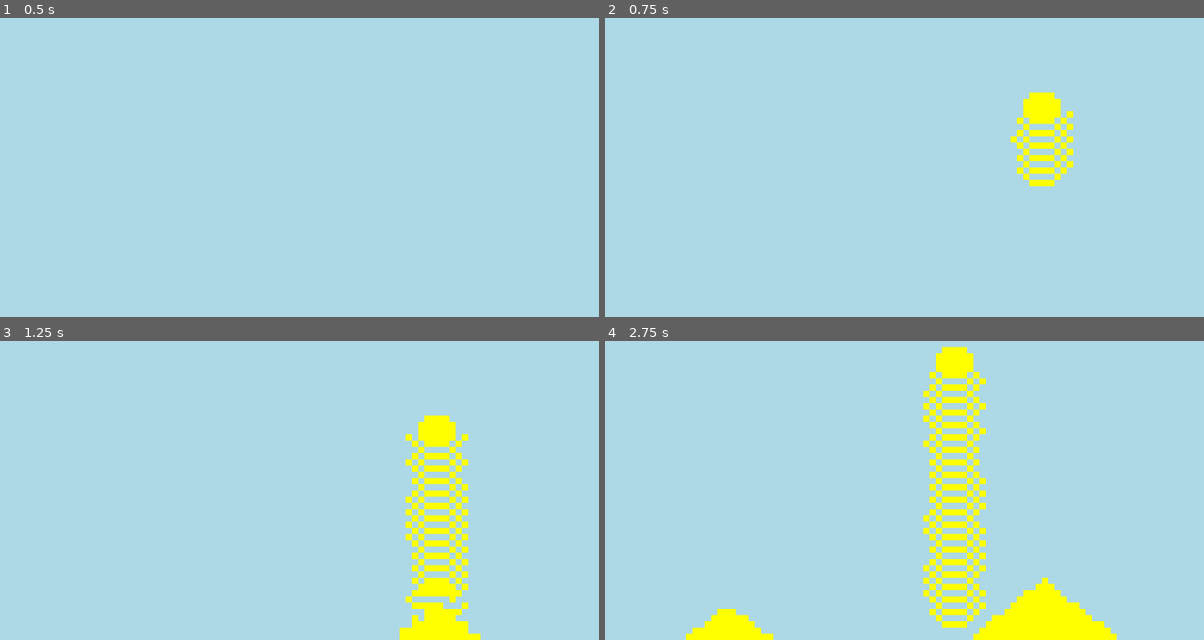
Above: before the commit, frames 1-4 (two rows, left to right).
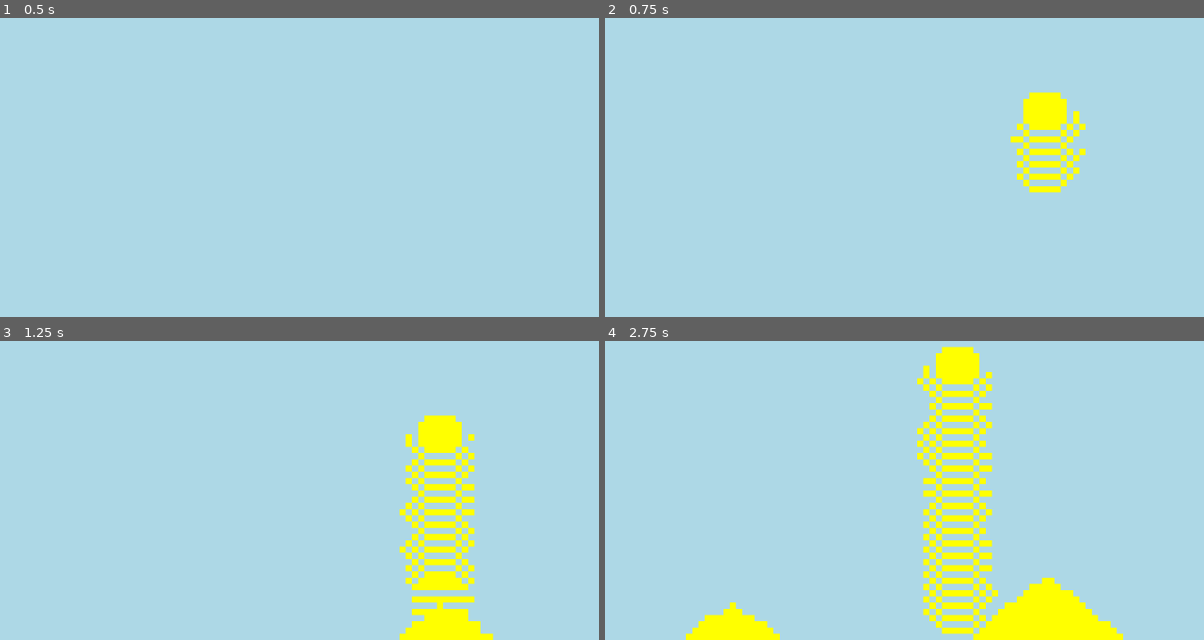
Above: after the commit, the same moments.

Repository: 1hpdream/Falling-Sand-Simulator
Game: Godot game, scene res://Scenes/main.tscn
Same seed, same stepped clock (60 frames per second), same inputs: the game is played once before the commit and once after it.
Inputs (mouse positions are in pixels of both pictures, inside the frame that each line leads up to):
- Up to frame 1 (0.5 s): no input
- Up to frame 2 (0.75 s): tap Enter at 0.5 s; move the mouse to (1048, 110) at 0.52 s; press the mouse at (1048, 110) at 0.53 s
- Up to frame 3 (1.25 s): no input
- Up to frame 4 (2.75 s): move the mouse to (736, 469) at 1.27 s; release the mouse at (736, 469) at 1.28 s; click (736, 469) at 1.35 s; move the mouse to (958, 367) at 2.02 s; press the mouse at (958, 367) at 2.03 s

Frame 1 is identical in both runs. In frame 2, 1.8% of the frame differs, in the area x 68-81%, y 24-59%; in frame 3, 4.5%; in frame 4, 7.4%, in the area x 15-87%, y 1-100%.

Commit message:
cleaned up the sim a bit

Diff:
--- a/Scripts/CellManager.gd
+++ b/Scripts/CellManager.gd
@@ -16,7 +16,6 @@
 
 # spawn area variables
 var spawnArea = 4
-
 # timer variables
 var waitTime : float = .2
 var waitTimeCur : float = 0
@@ -58,8 +57,8 @@
 
 		var halfSize = spawnArea / 2
 
-		for xNew in range(-halfSize, halfSize):
-			for yNew in range(-halfSize, halfSize):
+		for xNew in range(-halfSize, halfSize + 1):
+			for yNew in range(-halfSize, halfSize + 1):
 				# makes sure the spawn region is within the bounds of the array.
 				if (xPos + xNew < sizeX  - 1 and xPos + xNew > 0) and (yPos + yNew < sizeY and yPos + yNew > 0) and cellsBufferArray[xPos + xNew][yPos + yNew].cellType == 0:
 					cellsBufferArray[xPos + xNew][yPos + yNew].cellType = 1
@@ -67,61 +66,43 @@
 
 func UpdateCells(delta):
 
-	# Process rows bottom-to-top
+	# Process rows bottom to top
 	for y in range(sizeY - 1, -1, -1):
-
 			for x in range(sizeX):
 				if cells[x][y].cellType == 1:
 					UpdateSandCells(x, y)
-
 
 func UpdateSandCells(x, y):
 	# check if the cell isn't at the border.
 	if y < sizeY - 1:
 		# check the cell below the current, and if it is an air cell change the buffer equivalant to a sand cell.
 		if cells[x][y + 1].cellType == 0:
-			# reset current cell
-			#cells[x][y].cellType = 0
-			#cells[x][y].cellColor = Color.LIGHT_BLUE
-
 			cellsBufferArray[x][y + 1].cellType = 1
 			cellsBufferArray[x][y + 1].cellColor = Color.YELLOW
-
-
 
 		elif x < sizeX - 1 or x > 0:
 			# if both the left and right of a cell below the current cell is open, move to either of those.
 			if x < sizeX - 1 and x > 0 and (cells[x - 1][y + 1].cellType == 0 and cells[x + 1][y + 1].cellType == 0):
 				var direction = randf_range(0, 1)
 				if direction < .51:
-					#cells[x][y].cellType = 0
-					#cells[x][y].cellColor = Color.LIGHT_BLUE
-
 					cellsBufferArray[x + 1][y + 1].cellType = 1
 					cellsBufferArray[x + 1][y + 1].cellColor = Color.YELLOW
 
 				else:
-					#cells[x][y].cellType = 0
-					#cells[x][y].cellColor = Color.LIGHT_BLUE
-
 					cellsBufferArray[x - 1][y + 1].cellType = 1
 					cellsBufferArray[x - 1][y + 1].cellColor = Color.YELLOW
 
 			# if the cell to the left of the cell below the current cell is open, move there.
 			elif  x > 0 and cells[x - 1][y + 1].cellType == 0:
-					#cells[x][y].cellType = 0
-					#cells[x][y].cellColor = Color.LIGHT_BLUE
-
 					cellsBufferArray[x - 1][y + 1].cellType = 1
 					cellsBufferArray[x - 1][y + 1].cellColor = Color.YELLOW
 
 			# if the cell to the right of the cell below the current cell is open, move there.
 			elif x < sizeX - 1 and cells[x + 1][y + 1].cellType == 0:
-					#cells[x][y].cellType = 0
-					#cells[x][y].cellColor = Color.LIGHT_BLUE
-
 					cellsBufferArray[x + 1][y + 1].cellType = 1
 					cellsBufferArray[x + 1][y + 1].cellColor = Color.YELLOW
+
+			# default for if the cell can't move in any direction
 			else:
 				cellsBufferArray[x][y].cellType = 1
 				cellsBufferArray[x][y].cellColor = Color.YELLOW
